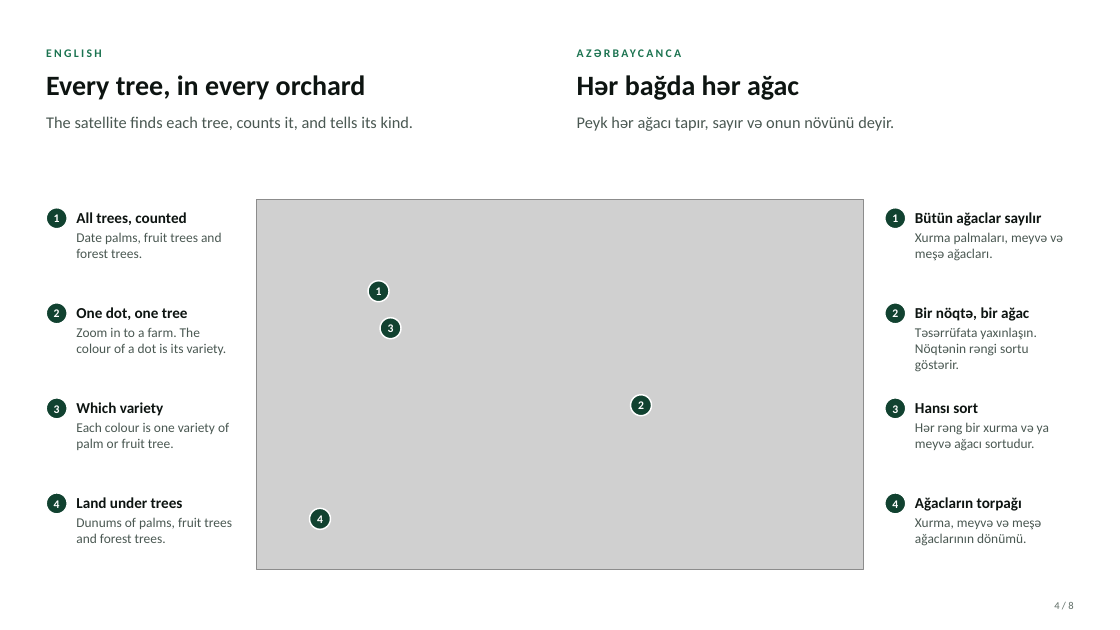
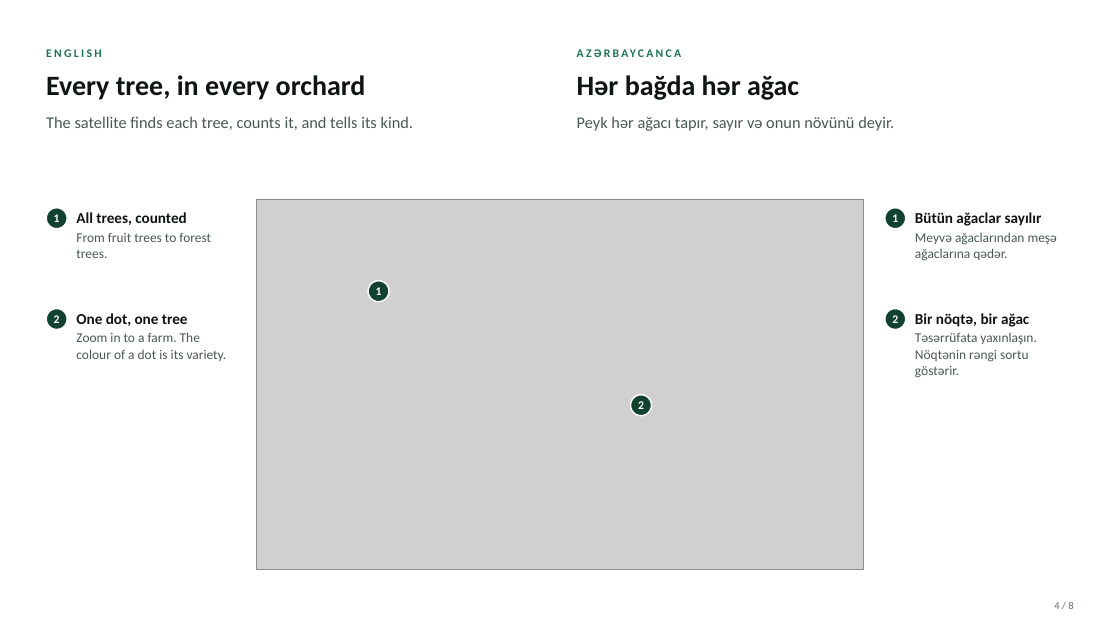
Before and after one commit to romainbigare/adafsa-mockup, a slide deck: slide 4 of docs/ADAFSA_Platform_Tour_EN_AZ.pptx. Drawn at 1120x630 pixels with LibreOffice and Linux fonts; fonts in the diff are those of the drawing; grey boxes stand for pictures. Boxes give left, top, right and bottom in pixels: in the first picture for what was removed or moved away, otherwise in the second. Text is boxed around its words. In the diff, an @@ line names an element or a change of style, - is before the commit and + after.

```diff
--- a/docs/ADAFSA_Platform_Tour_EN_AZ.pptx
+++ b/docs/ADAFSA_Platform_Tour_EN_AZ.pptx
@@ text at (x1=76, y1=233, x2=211, y2=258): text changed @@
-Date palms, fruit trees and forest trees.
+From fruit trees to forest trees.
@@ text at (x1=915, y1=232, x2=1057, y2=261): text changed @@
-Xurma palmaları, meyvə və meşə ağacları.
+Meyvə ağaclarından meşə ağaclarına qədər.
@@ ellipse "2" moved from (x1=46, y1=302, x2=67, y2=323) to (x1=46, y1=308, x2=67, y2=329) @@
@@ text "One dot, one tree" moved from (x1=76, y1=307, x2=227, y2=355) to (x1=76, y1=313, x2=227, y2=361) @@
@@ ellipse removed at (x1=380, y1=318, x2=401, y2=339) @@
-3
@@ ellipse "2" moved from (x1=885, y1=302, x2=906, y2=323) to (x1=885, y1=308, x2=906, y2=329) @@
@@ text "Bir nöqtə, bir ağac" rewrapped from (x1=915, y1=328, x2=1036, y2=372) to (x1=915, y1=313, x2=1036, y2=378) @@
@@ ellipse removed at (x1=46, y1=398, x2=67, y2=419) @@
-3
@@ text removed at (x1=76, y1=402, x2=229, y2=450) @@
-Which variety
-Each colour is one variety of palm or fruit tree.
@@ ellipse removed at (x1=885, y1=398, x2=906, y2=419) @@
-3
@@ text removed at (x1=915, y1=403, x2=1049, y2=451) @@
-Hansı sort
-Hər rəng bir xurma və ya meyvə ağacı sortudur.
@@ ellipse removed at (x1=46, y1=493, x2=67, y2=514) @@
-4
@@ text removed at (x1=76, y1=497, x2=232, y2=543) @@
-Land under trees
-Dunums of palms, fruit trees and forest trees.
@@ ellipse removed at (x1=309, y1=508, x2=330, y2=529) @@
-4
@@ ellipse removed at (x1=885, y1=493, x2=906, y2=514) @@
-4
@@ text removed at (x1=915, y1=497, x2=1041, y2=546) @@
-Ağacların torpağı
-Xurma, meyvə və meşə ağaclarının dönümü.
```
Also in this commit, not shown: 5 other slides changed, 3 other files.
